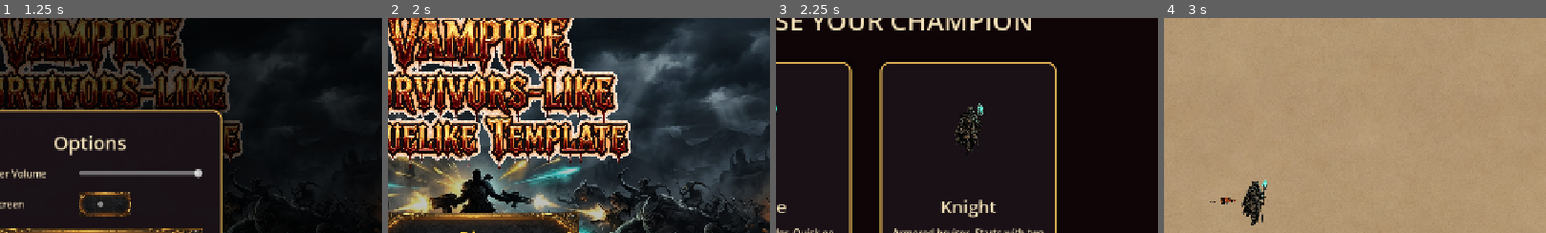
Above: before the commit, frames 1-4 (left to right).
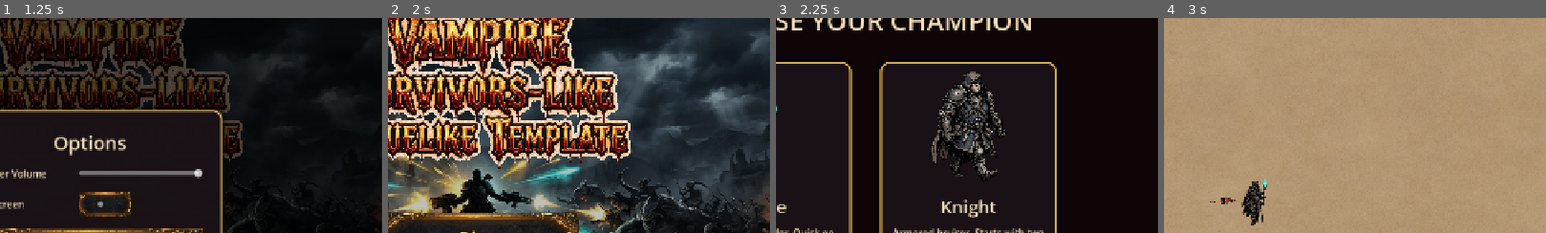
Above: after the commit, the same moments.

Repository: SummerEngine/template-2d-vampire-survivor-roguelike
Game: Godot game, scene res://scenes/main_menu.tscn
Same seed, same stepped clock (60 frames per second), same inputs: the game is played once before the commit and once after it. Sound files missing from this copy of the repository are replaced by a short silence.
Inputs:
- Up to frame 1 (1.25 s): click "Options" at 0.5 s
- Up to frame 2 (2 s): click "Back" at 1.25 s
- Up to frame 3 (2.25 s): click "Play" at 2 s
- Up to frame 4 (3 s): click "Select" at 2.75 s
The pictures show only the part of the screen within x 38-88%, y 8-58%; the shares and areas given below are measured in that part.

Frames 1-2 are identical in both runs. In frame 3, 3.5% of the frame differs, in the area x 40-61%, y 24-76%; in frame 4, nothing differs.

Commit message:
fix: Flaming Arrows = unlock the existing arrows weapon, not a new one
- 'Flaming Arrows' (Knight unlock) now just enables the standard arrows weapon
- arrow upgrades (More/Explosive/Bouncing) gated on having the arrows weapon
  (needs_weapon), so they appear for the Mage from the start and for the Knight
  only after taking Flaming Arrows
- removed the invented separate flaming weapon + Roaring Blaze/Searing Tips
  follow-ups and flaming_arrows.tres; dropped unused weapon-system helpers

Co-Authored-By: Claude Opus 4.8 (1M context) <noreply@anthropic.com>

Diff:
--- a/resources/weapons/flaming_arrows.tres
+++ /dev/null
@@ -1,17 +0,0 @@
-[gd_resource type="Resource" script_class="WeaponDef" load_steps=2 format=3]
-
-[ext_resource type="Script" path="res://scripts/weapon_def.gd" id="1"]
-
-[resource]
-script = ExtResource("1")
-id = "flaming"
-fire_rate = 0.65
-targeting_mode = 1
-damage = 35.0
-projectile_speed = 380.0
-homing = false
-lifetime = 2.0
-projectile_scale = 0.05
-projectile_rotation_offset_deg = 0.0
-explosion_radius = 45.0
-dies_on_wall = true
--- a/scenes/main_menu.tscn
+++ b/scenes/main_menu.tscn
@@ -4,8 +4,6 @@
 [ext_resource type="Texture2D" path="res://assets/splash.png" id="2"]
 [ext_resource type="Texture2D" path="res://assets/title_logo.png" id="3"]
 [ext_resource type="Theme" path="res://resources/menu_theme.tres" id="4"]
-[ext_resource type="Script" path="res://scripts/music_loop.gd" id="music_loop"]
-[ext_resource type="AudioStream" path="res://assets/sounds/menu_music.mp3" id="menu_music"]
 
 [sub_resource type="Gradient" id="grad"]
 offsets = PackedFloat32Array(0, 0.5, 1)
@@ -27,12 +25,6 @@
 grow_vertical = 2
 theme = ExtResource("4")
 script = ExtResource("1")
-
-[node name="Music" type="AudioStreamPlayer" parent="."]
-stream = ExtResource("menu_music")
-volume_db = -12.0
-autoplay = true
-script = ExtResource("music_loop")
 
 [node name="Background" type="TextureRect" parent="."]
 layout_mode = 1
--- a/scripts/character_select.gd
+++ b/scripts/character_select.gd
@@ -21,6 +21,7 @@
 }
 
 func _ready() -> void:
+	Sfx.ensure_menu_music()  # keep the menu track going (no restart on scene swap)
 	for id in _cards.keys():
 		var cfg: Dictionary = RUN.CHARACTERS[id]
 		var c: Dictionary = _cards[id]
--- a/scripts/main.gd
+++ b/scripts/main.gd
@@ -6,21 +6,20 @@
 
 # Pool of level-up upgrades. Each level-up shows 3 random distinct ones.
 const UPGRADES := [
-	{"id": "missiles", "label": "More Arrows", "desc": "Arrows fire 15% faster.", "icon": "res://assets/images/img-1781615983941-0.png"},
+	{"id": "missiles", "label": "More Arrows", "desc": "Arrows fire 15% faster.", "needs_weapon": "arrows", "icon": "res://assets/images/img-1781615983941-0.png"},
 	{"id": "homing", "label": "More Homing Orbs", "desc": "Homing orbs fire 15% faster.", "icon": "res://assets/images/img-1781615985513-0.png"},
 	{"id": "speed", "label": "Movement Speed", "desc": "Move 20% faster.", "icon": "res://assets/images/img-1781615986659-0.png"},
 	{"id": "maxhp", "label": "+50 Max HP", "desc": "Raise maximum HP by 50.", "icon": "res://assets/images/img-1781616016450-0.png"},
 	{"id": "xprate", "label": "XP Surge", "desc": "Passively gain +1 XP every second.", "icon": "res://assets/images/img-1781616018039-0.png"},
 	{"id": "regen", "label": "Health Regen", "desc": "Regenerate +1.5 HP every second.", "icon": "res://assets/images/img-1781616019151-0.png"},
-	{"id": "explode", "label": "Explosive Arrows", "desc": "Arrows explode on impact.", "desc_next": "Larger explosion radius.", "icon": "res://assets/images/img-1781616020680-0.png"},
-	{"id": "bounce", "label": "Bouncing Arrows", "desc": "Arrows ricochet off walls.", "desc_next": "Arrows now bounce forever.", "max_stacks": 2, "icon": "res://assets/images/img-1781616035254-0.png"},
+	{"id": "explode", "label": "Explosive Arrows", "desc": "Arrows explode on impact.", "desc_next": "Larger explosion radius.", "needs_weapon": "arrows", "icon": "res://assets/images/img-1781616020680-0.png"},
+	{"id": "bounce", "label": "Bouncing Arrows", "desc": "Arrows ricochet off walls.", "desc_next": "Arrows now bounce forever.", "max_stacks": 2, "needs_weapon": "arrows", "icon": "res://assets/images/img-1781616035254-0.png"},
 	{"id": "saw", "label": "Spinning Saw", "desc": "A saw blade orbits you, shredding enemies it touches.", "desc_next": "Adds another orbiting saw.", "icon": "res://assets/images/img-1781616037839-0.png"},
 	{"id": "lightning", "label": "Storm Caller", "desc": "Lightning strikes an enemy every few seconds.", "desc_next": "Additional lightning strike.", "icon": "res://assets/images/img-1781616038564-0.png"},
-	# Knight-only line: "needs_special" gates the unlock to characters that have it;
-	# "needs_owned" gates the follow-ups to runs that already took Flaming Arrows.
-	{"id": "flaming", "label": "Flaming Arrows", "desc": "Ignite a volley of fire arrows that burst into flame on impact.", "needs_special": "flaming", "max_stacks": 1, "icon": "res://assets/images/img-1781616020680-0.png"},
-	{"id": "flaming_rate", "label": "Roaring Blaze", "desc": "Flaming arrows fire 20% faster.", "needs_owned": "flaming", "icon": "res://assets/images/img-1781615983941-0.png"},
-	{"id": "flaming_dmg", "label": "Searing Tips", "desc": "Flaming arrows deal +12 damage.", "needs_owned": "flaming", "icon": "res://assets/images/img-1781616016450-0.png"},
+	# Knight-only unlock: turns ON the standard arrows weapon (flavored as flaming).
+	# Once owned, the existing arrow upgrades above (More/Explosive/Bouncing) appear,
+	# because they're gated on actually having the "arrows" weapon.
+	{"id": "flaming", "label": "Flaming Arrows", "desc": "Start firing flaming arrows every second. Unlocks the arrow upgrades.", "needs_special": "flaming", "max_stacks": 1, "icon": "res://assets/images/img-1781616020680-0.png"},
 ]
 
 @onready var player: CharacterBody2D = $Player
@@ -73,6 +72,7 @@
 
 func _ready() -> void:
 	add_to_group("game")  # boss hazards reach shake() via call_group("game", ...)
+	Sfx.stop_menu_music()  # gameplay has its own combat track
 	game_over_panel.visible = false
 	level_up_panel.visible = false
 	spawner.setup(player, enemies)
@@ -203,15 +203,16 @@
 		_show_levelup()
 
 func _show_levelup() -> void:
-	# Filter the pool: drop maxed-out upgrades, character-locked upgrades the run
-	# can't access, and follow-ups whose prerequisite isn't owned yet.
+	# Filter the pool: drop maxed-out upgrades, character-locked unlocks the run
+	# can't access, and weapon upgrades for a weapon the player doesn't have yet
+	# (e.g. the arrow upgrades stay hidden for the Knight until Flaming Arrows is taken).
 	var specials: Array = _char.get("specials", [])
 	var pool: Array = UPGRADES.filter(func(u):
 		if u.has("max_stacks") and int(_stacks.get(u["id"], 0)) >= int(u["max_stacks"]):
 			return false
 		if u.has("needs_special") and not (u["needs_special"] in specials):
 			return false
-		if u.has("needs_owned") and int(_stacks.get(u["needs_owned"], 0)) <= 0:
+		if u.has("needs_weapon") and not weapon_system.has_weapon(u["needs_weapon"]):
 			return false
 		return true)
 	pool.shuffle()
@@ -270,11 +271,9 @@
 		"lightning":
 			lightning_system.enable()
 		"flaming":
-			weapon_system.add_weapon("flaming")
-		"flaming_rate":
-			weapon_system.boost_fire_rate_id("flaming", 0.8)
-		"flaming_dmg":
-			weapon_system.boost_damage_id("flaming", 12.0)
+			# Turn on the standard arrows weapon — the existing arrow upgrades
+			# (More/Explosive/Bouncing) then unlock via their needs_weapon gate.
+			weapon_system.add_weapon("arrows")
 
 func _resolve_choice() -> void:
 	_pending_levelups -= 1
--- a/scripts/main_menu.gd
+++ b/scripts/main_menu.gd
@@ -9,6 +9,7 @@
 
 func _ready() -> void:
 	options_panel.visible = false
+	Sfx.ensure_menu_music()  # persists across menu <-> character select
 	# Play a soft tick when hovering any menu button.
 	for b in [$Buttons/PlayButton, $Buttons/OptionsButton, $Buttons/QuitButton,
 			$OptionsPanel/Center/Panel/Margin/VBox/BackButton]:
--- a/scripts/saw_system.gd
+++ b/scripts/saw_system.gd
@@ -11,7 +11,7 @@
 @export var base_radius: float = 70.0
 @export var radius_step: float = 22.0
 @export var orbit_speed: float = 2.6  # base rad/sec; each saw's actual speed varies below
-@export var damage_per_sec: float = 50.0
+@export var damage_per_sec: float = 75.0
 
 @export var tether_width: float = 4.0
 @export var tether_color: Color = Color(0.55, 0.45, 0.3, 0.9)  # visible rope/chain tone
--- a/scripts/sfx.gd
+++ b/scripts/sfx.gd
@@ -30,6 +30,7 @@
 var _players: Array[AudioStreamPlayer] = []
 var _next: int = 0
 var _last_played: Dictionary = {}  # key -> ticks_msec, for throttling
+var _menu_music: AudioStreamPlayer  # persistent menu / character-select track
 
 func _ready() -> void:
 	process_mode = Node.PROCESS_MODE_ALWAYS
@@ -41,6 +42,14 @@
 		var p := AudioStreamPlayer.new()
 		add_child(p)
 		_players.append(p)
+	# Persistent menu music: it lives on this autoload, so it survives scene
+	# changes (main menu <-> character select <-> settings) without restarting.
+	_menu_music = AudioStreamPlayer.new()
+	_menu_music.stream = load("res://assets/sounds/menu_music.mp3")
+	_menu_music.volume_db = -12.0
+	_menu_music.process_mode = Node.PROCESS_MODE_ALWAYS
+	_menu_music.finished.connect(_menu_music.play)  # loop
+	add_child(_menu_music)
 
 ## Play a registered sound. `extra_db` is added to the default volume.
 ## `min_gap_ms` > 0 drops repeat calls of the SAME sound within that window
@@ -61,3 +70,14 @@
 	var pv: float = float(cfg[2])
 	p.pitch_scale = (1.0 + randf_range(-pv, pv)) if pv > 0.0 else 1.0
 	p.play()
+
+## Start the menu music if it isn't already playing. Idempotent — calling it
+## from every menu scene's _ready keeps the track seamless across scene swaps.
+func ensure_menu_music() -> void:
+	if _menu_music != null and not _menu_music.playing:
+		_menu_music.play()
+
+## Stop the menu music (call when gameplay starts).
+func stop_menu_music() -> void:
+	if _menu_music != null:
+		_menu_music.stop()
--- a/scripts/weapon_system.gd
+++ b/scripts/weapon_system.gd
@@ -9,7 +9,6 @@
 const WEAPON_DEFS := {
 	"homing": "res://resources/weapons/homing_missile.tres",
 	"arrows": "res://resources/weapons/random_missile.tres",
-	"flaming": "res://resources/weapons/flaming_arrows.tres",
 }
 
 func setup(container: Node2D) -> void:
@@ -51,18 +50,6 @@
 		if w.id == wid:
 			return true
 	return false
-
-## Multiply a specific weapon's fire interval (lower = faster).
-func boost_fire_rate_id(wid: String, factor: float) -> void:
-	for w in weapons:
-		if w.id == wid:
-			w.fire_rate *= factor
-
-## Add flat damage to a specific weapon.
-func boost_damage_id(wid: String, amount: float) -> void:
-	for w in weapons:
-		if w.id == wid:
-			w.damage += amount
 
 func _ready() -> void:
 	# Self-wire defaults so the system works without editor-set exports.
Binary file added: assets/knight_down_0.png
Not shown, added: assets/knight_down_0.png.import
Binary file added: assets/knight_down_1.png
Binary file added: assets/knight_right_0.png
Binary file added: assets/knight_up_0.png
Not shown, changed: knight_art_todo.md
